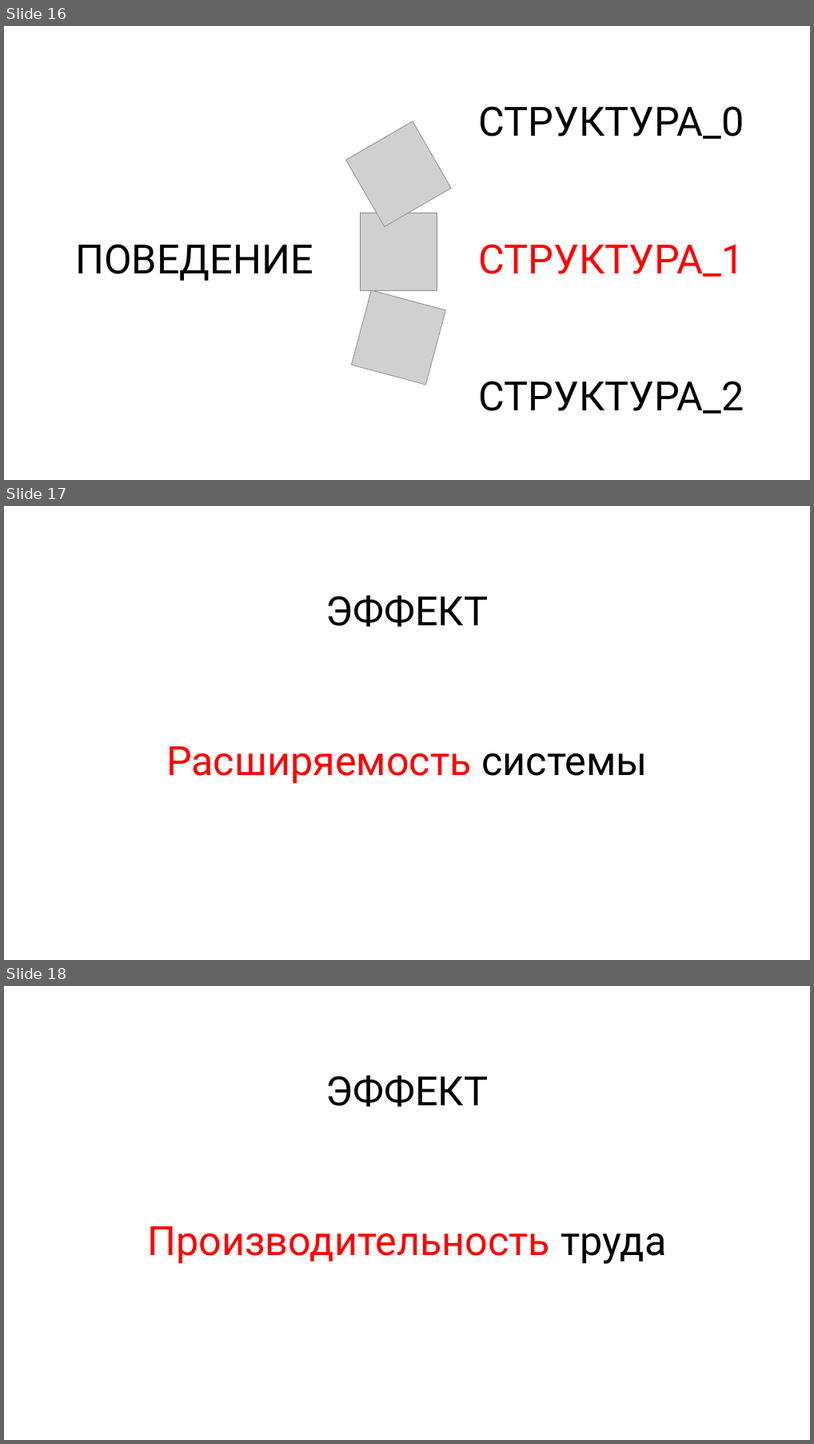
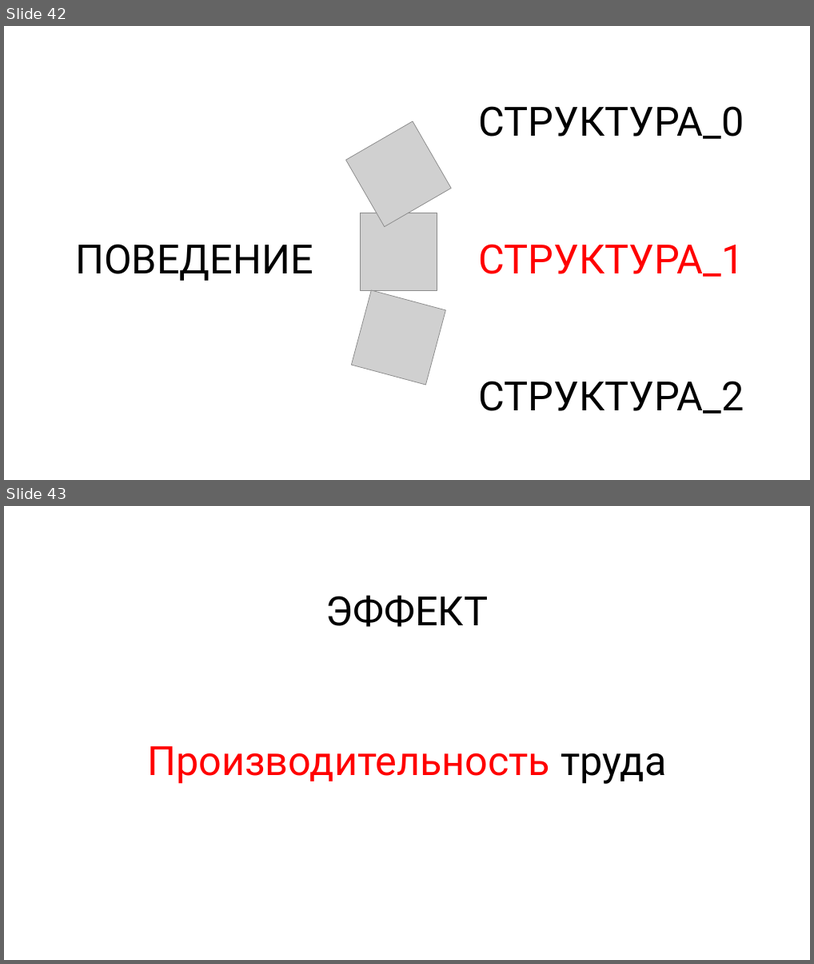
Before and after one commit to rkhaimov/brain-gym, a slide deck: Презентация.pptx. Shown one above the other, each under a label of ours: slides 16, 17 and 18 before the commit, slides 42 and 43 after it. The pictures are 814x1444 and 814x964 pixels, drawn with LibreOffice and Linux fonts; fonts in the diff are those of the drawing; grey boxes stand for pictures. Boxes give left, top, right and bottom in pixels: in the first picture for what was removed or moved away, otherwise in the second. Text is boxed around its words. In the diff, an @@ line names an element or a change of style, - is before the commit and + after.

```diff
--- a/Презентация.pptx
+++ b/Презентация.pptx
@@ slide 17 removed at <box>4,506,810,960</box>, background #FFFFFF @@
@@ text removed at <box>326,595,489,627</box> @@
-ЭФФЕКТ
@@ text removed at <box>166,746,648,784</box> @@
-Расширяемость системы
@@ what was slide 16 is now slide 42 @@
@@ what was slide 18 is now slide 43 @@
```
Also in this commit, not shown: 3 slides changed, 33 slides added, 3 other slides removed.
